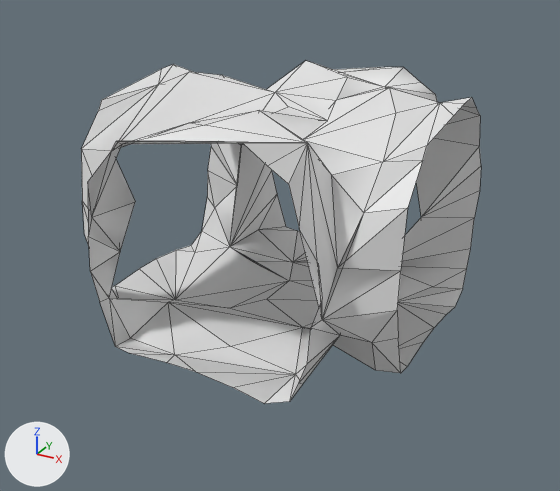
The glTF model Rogue-Robots/Assets/Models/ModularBlocks/TunnelCross1_Col.gltf, before and after one commit.
Rendered twice from a 50 mm lens placed at (5.29, -9.59, 6.63), pointed at (0.14, -0.22, 1.94). Lighting does not change. The marker at lower left points along +X, +Y and +Z. Mesh edges are drawn as thin lines. Vertices at the same position are counted once.

The first picture shows 'TunnelCross1_Col'.
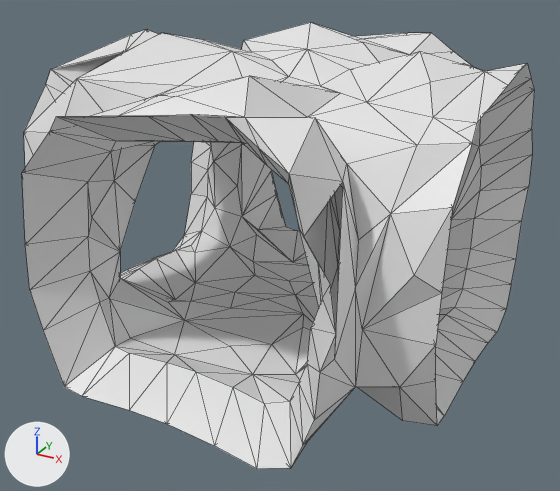
Changed parts and their boxes [x1, y1, x2, y2] in the pictures (560 x 491 px):
```json
{"object": "TunnelCross1_Col", "change": "reshaped", "before": [81, 61, 481, 403], "after": [22, 22, 535, 469], "on screen": "28% wider, 31% taller"}
{"part": 1, "of": "me_scene_054", "change": "added", "after": [22, 22, 535, 469]}
```

Edits to the scene script, one JSON object a line:
```json
{"block": "me_scene_054", "where": "# used by ob_tunnelcross1_col; location = (0.0, 0.0, 0.0)"}
{"op": "remove", "block": "me_scene_054", "code": "me_scene_054.from_pydata(...)  # 158 vertices, 230 faces; spans x -2.5..2.5, y -2.5..2.5, z 0.73..4.41"}
{"op": "add", "block": "me_scene_054", "code": "me_scene_054.from_pydata(...)  # 412 vertices, 805 faces; spans x -3.22..3.13, y -3.17..3.18, z 0.26..4.93"}
{"block": "me_scene_054", "change": "me_scene_054 part 1: 254 vertices added at x -3.22..3.13, y -3.17..3.18, z 0.26..4.93"}
{"block": "me_scene_054", "change": "me_scene_054 part 2: the surface is now shaded flat"}
```
